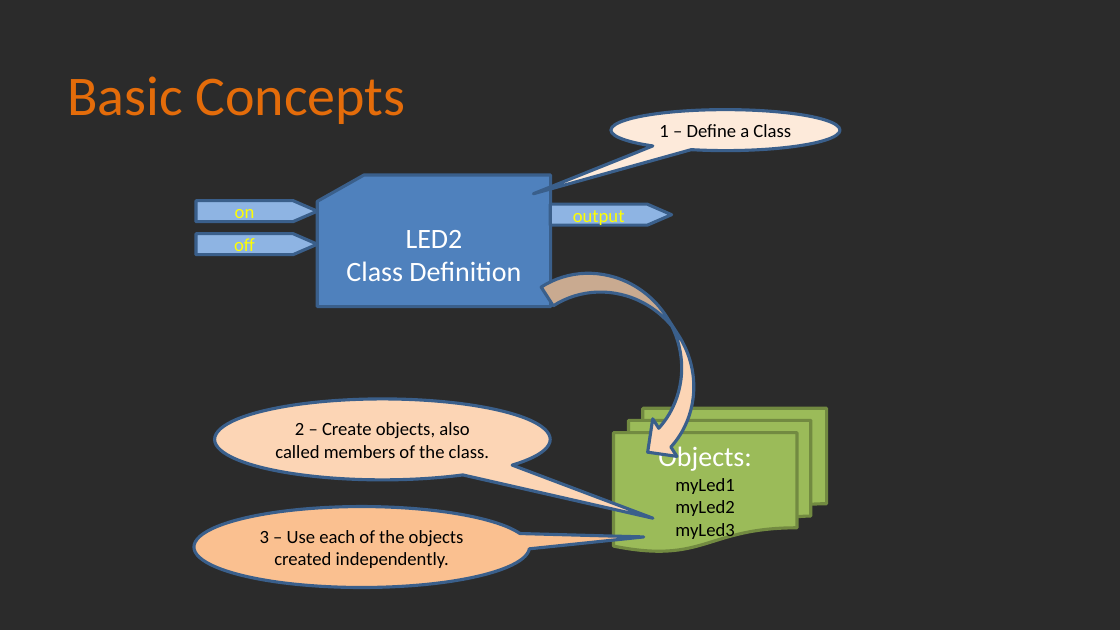
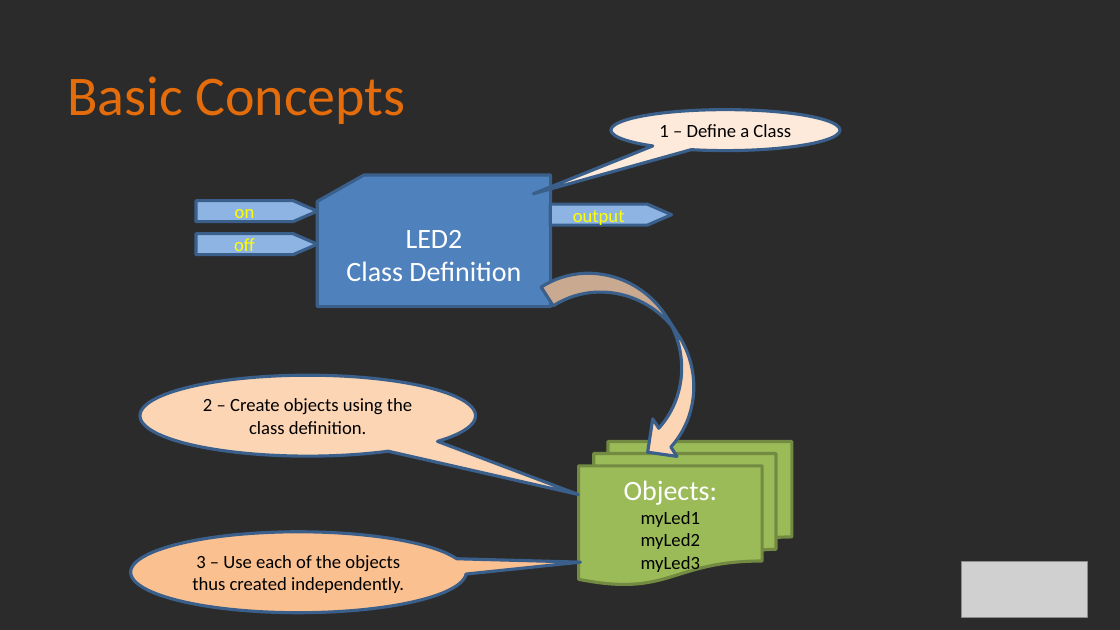
Before and after one commit to Alan-Lomax/MERG-SIG-Presentations, a slide deck: slide 6 of Part 4 - Introduction to Class Programming.pptx (slide 4 before the commit). Drawn at 1120x630 pixels with LibreOffice and Linux fonts; fonts in the diff are those of the drawing; grey boxes stand for pictures; background and template pictures are left out; a plain dark background stands for a picture behind light text. Boxes give left, top, right and bottom in pixels: in the first picture for what was removed or moved away, otherwise in the second. Text is boxed around its words. In the diff, an @@ line names an element or a change of style, - is before the commit and + after.

Commit message:
Rev 1.1
Minor Revisions.
Improved style
Adding types and structures as a lead into discussion about classes

```diff
--- a/Part 4 - Introduction to Class Programming.pptx
+++ b/Part 4 - Introduction to Class Programming.pptx
@@ speech bubble "2 – Create objects using ..." moved from (x1=215, y1=399, x2=551, y2=479) to (x1=140, y1=375, x2=476, y2=456) @@
@@ text in speech bubble at (x1=203, y1=398, x2=412, y2=434): text changed @@
-2 – Create objects, also called members of the class.
+2 – Create objects using the class definition.
@@ flow chart multidocument "Objects:" moved from (x1=614, y1=409, x2=827, y2=552) to (x1=579, y1=441, x2=792, y2=585) @@
@@ speech bubble "3 – Use each of ..." moved from (x1=194, y1=506, x2=530, y2=587) to (x1=131, y1=532, x2=467, y2=613) @@
@@ text in speech bubble at (x1=192, y1=555, x2=404, y2=593): text changed @@
-3 – Use each of the objects created independently.
+3 – Use each of the objects thus created independently.
@@ picture added at (x1=961, y1=561, x2=1086, y2=617) @@
```
Also in this commit, not shown: 15 other slides changed, 4 slides added, 2 slides removed, 1 other file.
